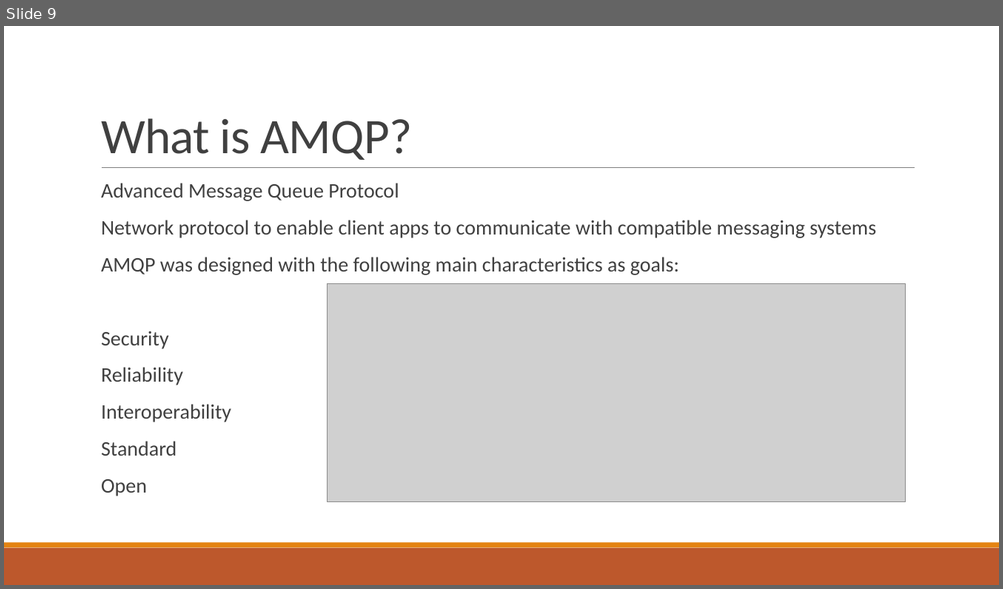
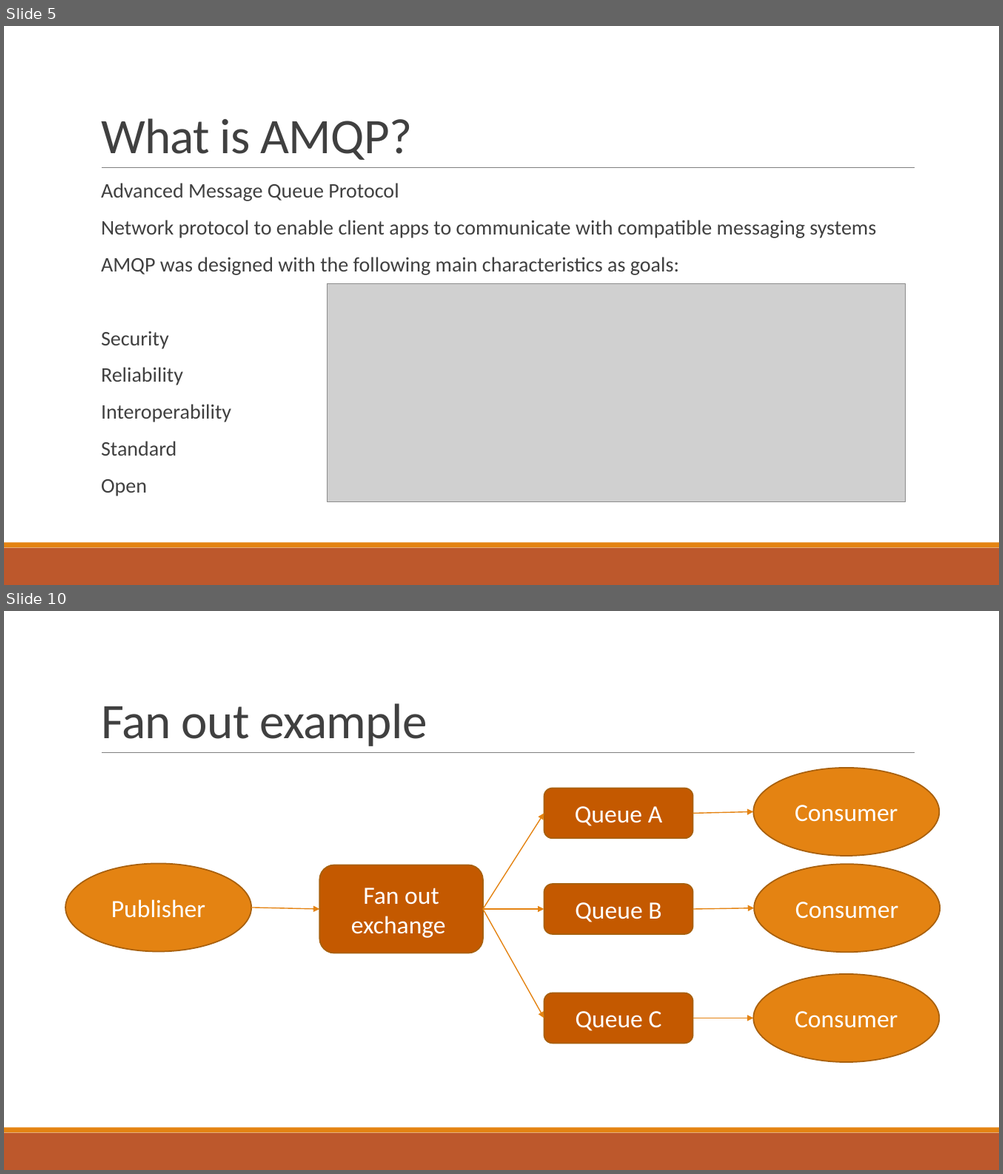
Before and after one commit to JasonRowe/TCCC23, a slide deck: Microservice_plumbing_with_RabbitMQ.pptx. Shown one above the other, each under a label of ours: slide 9 before the commit, slides 5 and 10 after it; the slides between them are not shown. The pictures are 1003x589 and 1003x1174 pixels, drawn with LibreOffice and Linux fonts; fonts in the diff are those of the drawing; grey boxes stand for pictures. Boxes give left, top, right and bottom in pixels: in the first picture for what was removed or moved away, otherwise in the second. Text is boxed around its words. In the diff, an @@ line names an element or a change of style, - is before the commit and + after.

```diff
--- a/Microservice_plumbing_with_RabbitMQ.pptx
+++ b/Microservice_plumbing_with_RabbitMQ.pptx
@@ slide 10 added at bbox=[4, 611, 999, 1170], background #FFFFFF; not listed: 3 template elements that a slide beside it also shows @@
@@ title added at bbox=[101, 703, 427, 746], 48 pt, text #404040 @@
+Fan out example
@@ ellipse added at bbox=[753, 768, 939, 856], fill #E48312, outline #A9610D 1.25 pt, 24 pt, text #FFFFFF @@
+Consumer
@@ rounded rectangle added at bbox=[544, 789, 693, 839], fill #C45900, outline #A9610D 1.25 pt, 24 pt, text #FFFFFF @@
+Queue A
@@ arrow added from (483, 909) to (544, 813), #E48312 1 pt @@
@@ arrow added from (693, 813) to (753, 812), #E48312 1 pt @@
@@ ellipse added at bbox=[65, 864, 251, 952], fill #E48312, outline #A9610D 1.25 pt, 24 pt, text #FFFFFF @@
+Publisher
@@ rounded rectangle added at bbox=[319, 866, 483, 954], fill #C45900, outline #A9610D 1.25 pt, 24 pt, text #FFFFFF @@
+Fan out exchange
@@ ellipse added at bbox=[754, 864, 939, 952], fill #E48312, outline #A9610D 1.25 pt, 24 pt, text #FFFFFF @@
+Consumer
@@ rounded rectangle added at bbox=[544, 884, 693, 934], fill #C45900, outline #A9610D 1.25 pt, 24 pt, text #FFFFFF @@
+Queue B
@@ arrow added from (251, 908) to (319, 909), #E48312 1 pt @@
@@ arrow added from (483, 909) to (544, 909), #E48312 1 pt @@
@@ arrow added from (483, 909) to (544, 1019), #E48312 1 pt @@
@@ arrow added from (693, 909) to (754, 908), #E48312 1 pt @@
@@ ellipse added at bbox=[753, 974, 939, 1062], fill #E48312, outline #A9610D 1.25 pt, 24 pt, text #FFFFFF @@
+Consumer
@@ rounded rectangle added at bbox=[544, 993, 693, 1043], fill #C45900, outline #A9610D 1.25 pt, 24 pt, text #FFFFFF @@
+Queue C
@@ arrow added from (693, 1019) to (753, 1019), #E48312 1 pt @@
@@ what was slide 9 is now slide 5 @@
```
Also in this commit, not shown: 5 slides changed, 15 other slides added.
